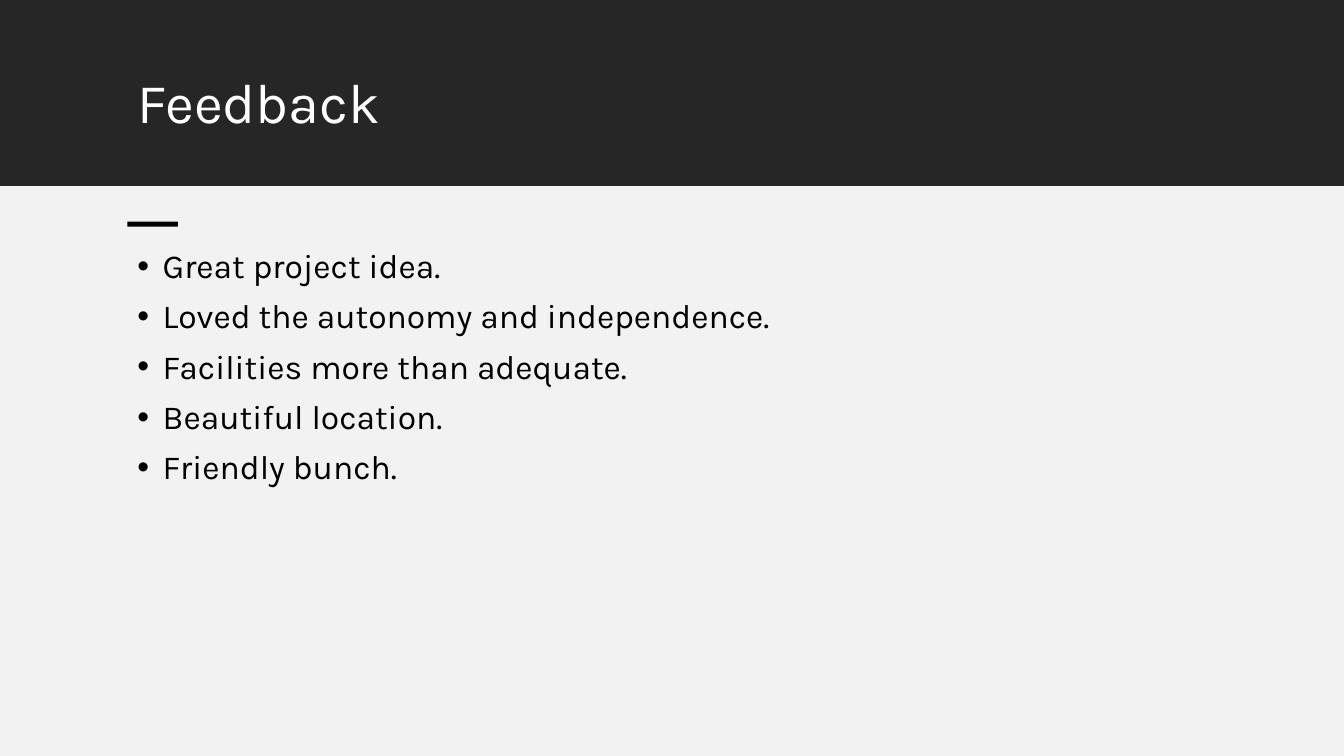
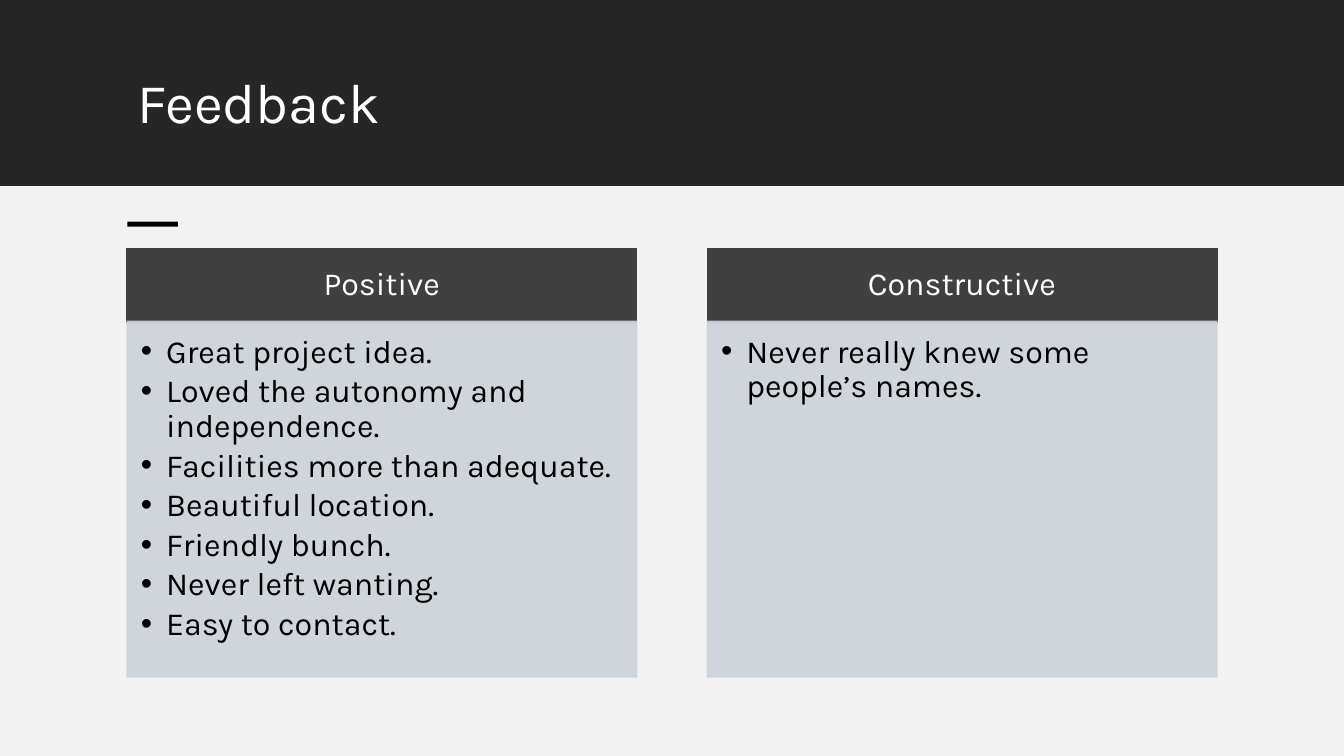
Before and after one commit to Nagaan/auto-report-writer, a slide deck: slide 8 of docs/presentation.pptx. Drawn at 1344x756 pixels with LibreOffice and Linux fonts; fonts in the diff are those of the drawing. Boxes give left, top, right and bottom in pixels: in the first picture for what was removed or moved away, otherwise in the second. Text is boxed around its words. In the diff, an @@ line names an element or a change of style, - is before the commit and + after.

Commit message:
Presentation stuff.

```diff
--- a/docs/presentation.pptx
+++ b/docs/presentation.pptx
@@ text "Great project idea.": place and size @@
-text "Great project idea." at [163, 255, 770, 488]
+text "Great project idea." at [166, 341, 611, 643]
@@ text at [166, 341, 611, 564]: size 24 to 23 pt in "Great project idea.", "Loved the autonomy and independence.", "Facilities more than adequate.", "Beautiful location." and 1 more places; list level 1 to 2 in "Great project idea."; list level 1 to 2 in "Loved the autonomy and independence."; list level 1 to 2 in "Facilities more than adequate."; list level 1 to 2 in "Beautiful location."; list level 1 to 2 in "Friendly bunch." @@
@@ group added at [127, 249, 1217, 677]: 4 rectangles, 3 texts @@
+Positive
+Constructive
+  • Never really knew some people’s names.
@@ text at [166, 573, 439, 643]: paragraphs added @@
+  • Never left wanting.
+  • Easy to contact.
```
Also in this commit, not shown: 2 other slides changed, 3 other files.
